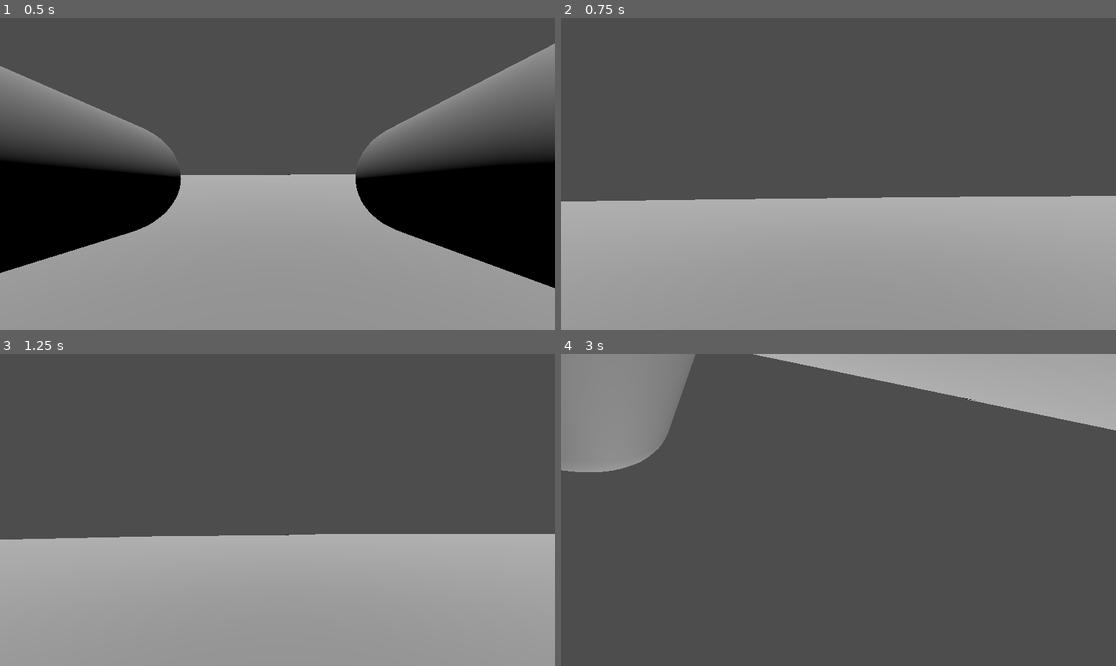
Above: before the commit, frames 1-4 (two rows, left to right).
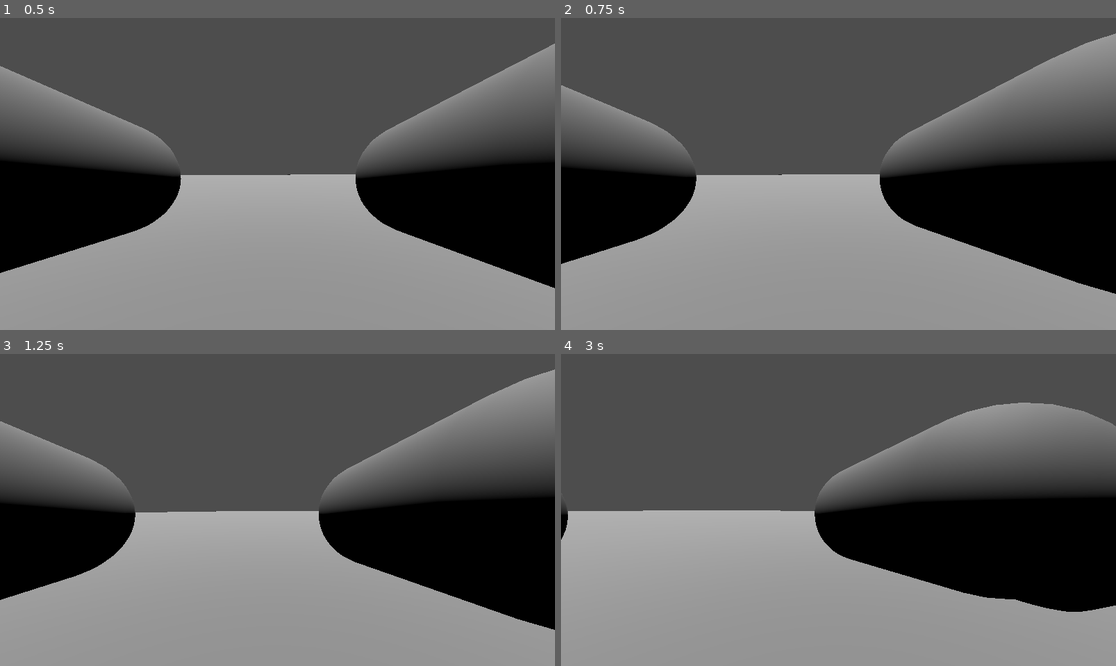
Above: after the commit, the same moments.

Repository: StudioXPEtudiant/-25-26.QC.S.S2_Escape-Night
Game: Godot game, scene res://Laboratoir(scène).tscn
The game is run twice, just before and just after one commit, with the same random seed, the same clock (stepped at 60 frames per second) and the same inputs.
Inputs (mouse positions are in pixels of both pictures, inside the frame that each line leads up to):
- Up to frame 1 (0.5 s): no input
- Up to frame 2 (0.75 s): tap Enter (ui_accept) at 0.5 s; move the mouse to (960, 158) at 0.52 s; hold D (Droite) from 0.53 s (still down); tap S (Recule) at 0.6 s
- Up to frame 3 (1.25 s): keep holding D (Droite); tap Space (Saut) at 0.77 s
- Up to frame 4 (3 s): move the mouse to (727, 525) at 1.27 s; release D (Droite) at 1.28 s; hold Down (ui_down) 1.28-2.03 s; tap Shift (Sprint) at 1.35 s; tap Space (Saut) at 1.52 s; tap Enter (ui_accept) at 2 s; move the mouse to (894, 441) at 2.02 s; hold D (Droite) 2.03-2.78 s; hold Right (mouvement Droite cam) 2.03-2.78 s; move the mouse to (810, 572) at 2.77 s; hold W (Avance) from 2.78 s (still down); tap Left (mouvement gauche cam) at 2.85 s

Frame 1 is identical in both runs. In frame 2, 28% of the frame differs, in the area x 0-100%, y 4-89%; in frame 3, 28%; in frame 4, 73%, in the area x 0-100%, y 0-100%.
Error before the commit: Invalid access to property or key 'relative' on a base object of type 'InputEventKey'. (res://camera_3d.gd:23)

Commit message:
mery chrismas

Diff:
--- a/camera_3d.gd
+++ b/camera_3d.gd
@@ -20,7 +20,8 @@
 	pass
 
 func _input(event):
-	var mouse_delta = event.relative
+
 	if event is InputEventMouseMotion:
+		var mouse_delta = event.relative
 		rotate_y(-event.relative.x * 0.1)
-		rotate_x(-event.relative.y * 0.1)
+		#rotate_x(-event.relative.y * 0.1)
--- a/personnage_principal.gd
+++ b/personnage_principal.gd
@@ -32,7 +32,8 @@
 
 
 func _input(event):
-	var mouse_delta = event.relative
+
 	if event is InputEventMouseMotion:
+		var mouse_delta = event.relative
 		rotate_y(-event.relative.x * 0.1)
-		rotate_x(-event.relative.y * 0.1)
+		#rotate_x(-event.relative.y * 0.1)
